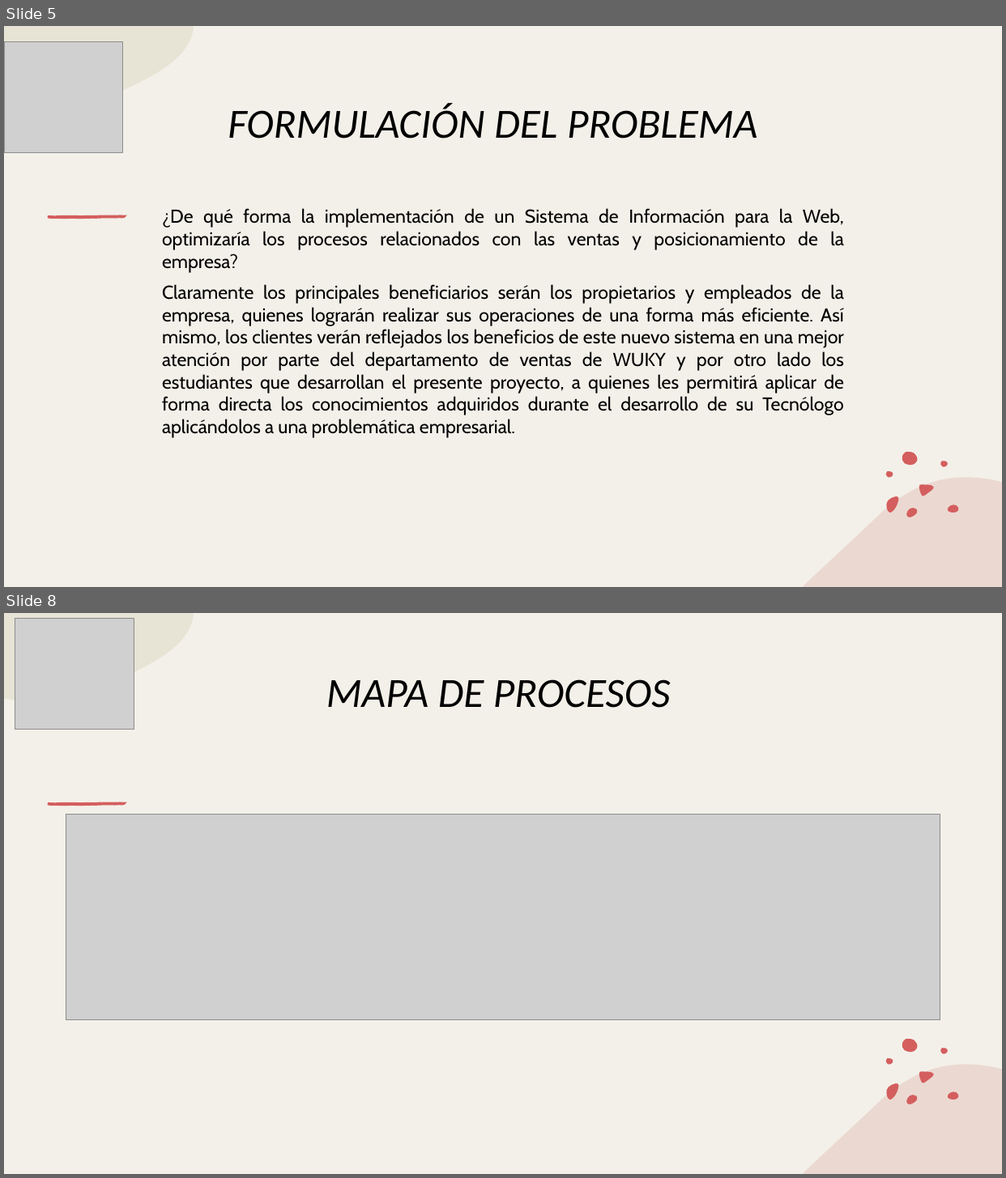
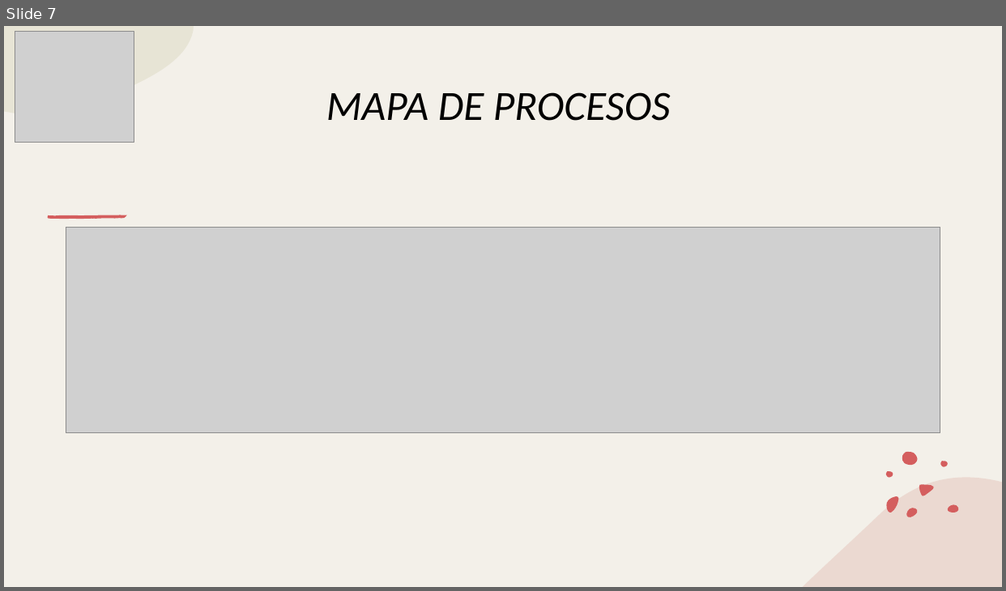
Before and after one commit to huertas-santiago/WebWuky, a slide deck: DOCUENTOS VARIOS/PRESENTACIONES/Presentacion de Proyecto_WUKY.pptx. Shown one above the other, each under a label of ours: slides 5 and 8 before the commit, slide 7 after it; the slides between them are not shown. The pictures are 1006x1178 and 1006x591 pixels, drawn with LibreOffice and Linux fonts; fonts in the diff are those of the drawing; grey boxes stand for pictures. Boxes give left, top, right and bottom in pixels: in the first picture for what was removed or moved away, otherwise in the second. Text is boxed around its words. In the diff, an @@ line names an element or a change of style, - is before the commit and + after.

```diff
--- a/DOCUENTOS VARIOS/PRESENTACIONES/Presentacion de Proyecto_WUKY.pptx
+++ b/DOCUENTOS VARIOS/PRESENTACIONES/Presentacion de Proyecto_WUKY.pptx
@@ slide 5 removed at (4,26,1002,587), background #F3F0E9; not listed: 14 template elements that a slide beside it also shows @@
@@ picture removed at (4,42,123,153) @@
@@ text removed at (228,104,757,139) @@
-FORMULACIÓN DEL PROBLEMA
@@ text removed at (162,208,844,438) @@
-¿De qué forma la implementación de un Sistema de Información para la Web, optimizaría los procesos relacionados con las ventas y posicionamiento de la empresa?
-Claramente los principales beneficiarios serán los propietarios y empleados de la empresa, quienes lograrán realizar sus operaciones de una forma más eficiente. Así mismo, los clientes verán reflejados los beneficios de este nuevo sistema en una mejor atención por parte del departamento de ventas de WUKY y por otro lado los estudiantes que desarrollan el presente proyecto, a quienes les permitirá aplicar de forma directa los conocimientos adquiridos durante el desarrollo de su Tecnólogo aplicándolos a una problemática empresarial.
@@ what was slide 8 is now slide 7 @@
```
Also in this commit, not shown: 7 slides changed, 2 slides added, 1 other slide removed, 6 other files.
